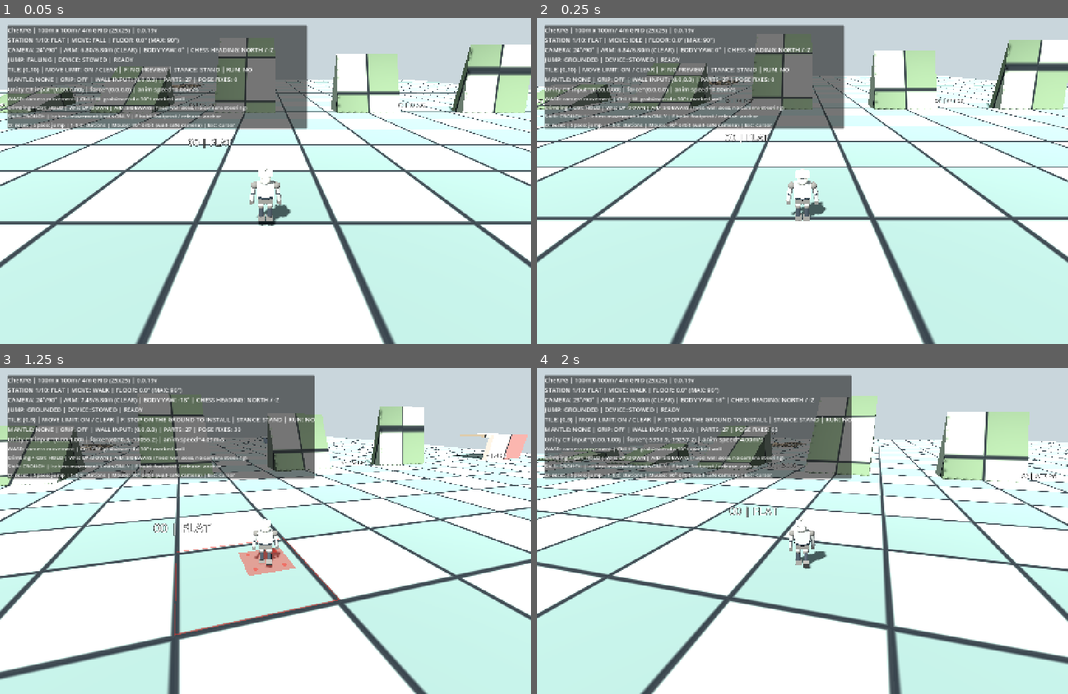
Above: before the commit, frames 1-4 (two rows, left to right).
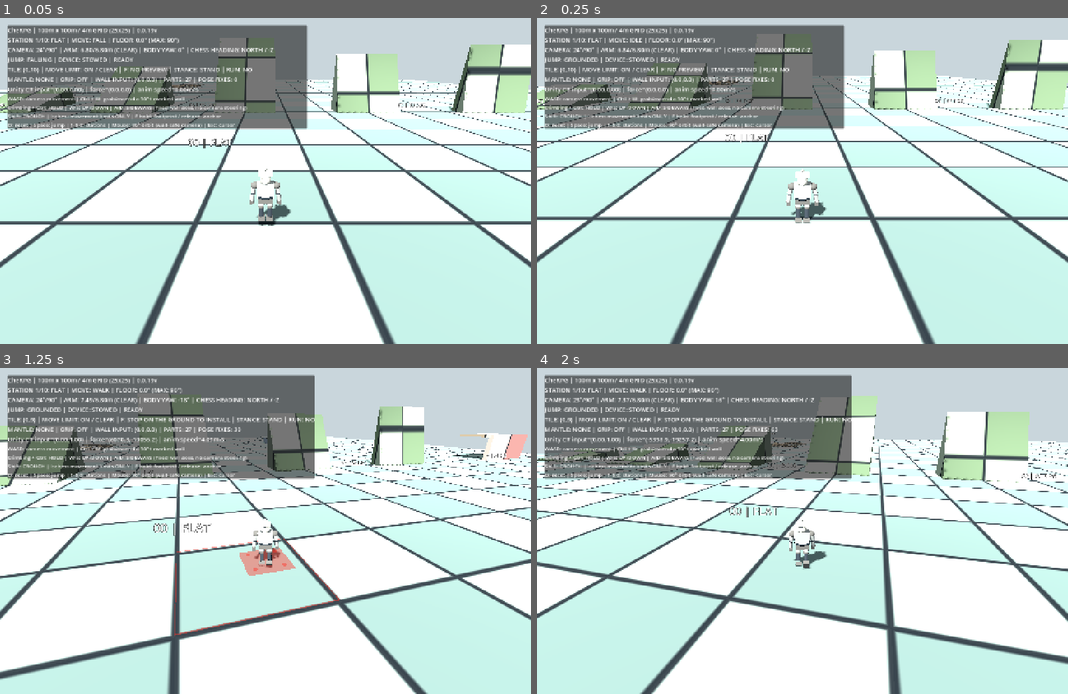
Above: after the commit, the same moments.

Repository: zzunlsj/cherpg
Game: Godot game, scene res://scenes/MotionLab.tscn
The game is run twice, just before and just after one commit, with the same random seed, the same clock (stepped at 60 frames per second) and the same inputs.
Inputs (mouse positions are in pixels of both pictures, inside the frame that each line leads up to):
- Up to frame 1 (0.05 s): no input
- Up to frame 2 (0.25 s): no input
- Up to frame 3 (1.25 s): tap Enter at 0.5 s; move the mouse to (292, 531) at 0.52 s; hold W from 0.53 s (still down); hold F from 0.53 s (still down); click (292, 531) at 0.67 s; tap Space at 0.77 s
- Up to frame 4 (2 s): keep holding W; move the mouse to (775, 531) at 1.27 s; release F at 1.28 s; tap O at 1.35 s; tap Space at 1.52 s

Frame 1 is identical in both runs. In frame 2, 0.2% of the frame differs, in the area x 46-54%, y 46-63%; in frame 3, 0.1%; in frame 4, less than 0.1%.

Commit message:
feat(ik): leg 2-bone ground contacts for stance and penetrating swing, hand targets on grabbable wall/ledge

Diff:
--- a/godot/tests/motion_rotation_lab/scripts/pawn_controller.gd
+++ b/godot/tests/motion_rotation_lab/scripts/pawn_controller.gd
@@ -103,6 +103,7 @@
 var mantle_finish := Vector3.ZERO
 var mantle_blocked_seconds := 0.0
 var mantle_stage := "NONE"
+var mantle_wall_normal := Vector3.BACK
 var ground_normal := Vector3.UP
 var step_up_count := 0
 var foot_contacts: Array[Vector3] = [Vector3.ZERO,Vector3.ZERO]
@@ -397,6 +398,7 @@
 	mantle_clock = 0.0
 	mantle_blocked_seconds = 0.0
 	mantle_start = global_position
+	mantle_wall_normal = climb_normal
 	mantle_finish = target
 	mantle_up = Vector3(mantle_start.x, target.y + 0.30, mantle_start.z)
 	mantle_over = Vector3(target.x, target.y + 0.30, target.z)
@@ -469,6 +471,8 @@
 	_clamp_anatomical_joints()
 	_apply_terrain_pose(delta)
 	_sync_device_to_rigid_waist(delta)
+	_apply_wall_contacts(delta)
+	_clamp_anatomical_joints()
 	_prevent_part_penetration(delta)
 	current_cell = BOARD_RULES.cell_at(global_position,board_origin)
 	move_state = "MANTLE "+mantle_stage
@@ -819,6 +823,8 @@
 	_sync_device_to_rigid_waist(delta)
 	_apply_terrain_pose(delta)
 	_apply_surface_tilt(delta)
+	_apply_wall_contacts(delta)
+	_clamp_anatomical_joints()
 	_prevent_part_penetration(delta)
 	landing_visual = maxf(0.0,landing_visual-delta*6.0)
 	takeoff_visual = maxf(0.0,takeoff_visual-delta*9.0)
@@ -1150,33 +1156,103 @@
 	for i in range(joints.size()):
 		joints[i].rotation = safe_joint_pose[i]
 
+func _solve_leg_foot(index: int, contact: Vector3, delta: float, snap: bool) -> bool:
+	# Two-bone inverse kinematics; the geometry is never scaled.
+	var hip: Node3D = upper_leg[index]
+	var ankle: Vector3 = contact + Vector3.UP * 0.104 + avatar.global_basis.z.normalized()*0.05
+	var delta_local: Vector3 = hip.get_parent().to_local(ankle)-hip.position
+	var thigh_length := 0.242
+	var shin_length := 0.325
+	var distance: float = Vector2(delta_local.y,delta_local.z).length()
+	if distance < 0.06 or distance > thigh_length+shin_length+0.028:
+		return false
+	distance = clampf(distance,0.07,thigh_length+shin_length-0.0005)
+	var cosine := clampf((distance*distance-thigh_length*thigh_length-shin_length*shin_length)
+		/(2.0*thigh_length*shin_length),-1.0,1.0)
+	var flex: float = minf(MAX_KNEE_FLEX_RAD,acos(cosine))
+	var pitch: float = atan2(-delta_local.z,-delta_local.y)
+	var hip_pitch: float = pitch+atan2(shin_length*sin(flex),thigh_length+shin_length*cos(flex))
+	var fraction: float = 1.0 if snap else minf(1.0,delta*17.0)
+	hip.rotation.x = lerpf(hip.rotation.x,clampf(hip_pitch,-0.85,0.85),fraction)
+	knee[index].rotation.x = lerpf(knee[index].rotation.x,-flex,fraction)
+	return true
+
 func _apply_terrain_pose(delta: float) -> void:
-	# Probe both feet independently, including beneath slopes and stairs.
-	# The physics capsule remains authoritative for whole-body movement.
+	# Plant stance feet on measured terrain, lift only swing feet that would
+	# clip a tread. Preserve the exact length of thigh, shin and rigid shoe.
+	foot_contact_valid = [false,false]
 	if mantle_active or climbing or not is_on_floor():
 		return
-	var space := get_world_3d().direct_space_state
-	var lift_required := 0.0
-	for i in range(feet.size()):
-		var sole: Vector3 = feet[i].to_global(Vector3(0,-.098,-.050))
-		var query := PhysicsRayQueryParameters3D.create(sole+Vector3.UP*.46,sole+Vector3.DOWN*.75,1,[get_rid()])
-		var contact: Dictionary = space.intersect_ray(query)
-		if contact.is_empty():
+	var walking: bool = _horizontal_velocity().length() > 0.10
+	var cycle := fposmod(gait_clock/TAU,1.0)
+	for i in range(2):
+		var sole: Vector3 = feet[i].to_global(Vector3(0,-0.098,-0.050))
+		var query := PhysicsRayQueryParameters3D.create(
+			sole+Vector3.UP*0.75,sole+Vector3.DOWN*1.05,1,[get_rid()])
+		var hit: Dictionary = get_world_3d().direct_space_state.intersect_ray(query)
+		if hit.is_empty() or hit["normal"].y < 0.53:
 			continue
-		var n: Vector3 = contact["normal"]
-		if n.y < .25:
+		var ground: Vector3 = hit["position"]
+		var penetration: float = ground.y-sole.y
+		var step_phase: float = fposmod(cycle+(0.0 if i==0 else 0.5),1.0)
+		var supporting: bool = not walking or crouching or step_phase < 0.60
+		if not supporting and penetration <= 0.005:
 			continue
-		var difference: float = contact["position"].y - sole.y
-		# Swing foot may be raised by the animation; do not pull it down.
-		if difference > .008:
-			lift_required = maxf(lift_required,minf(difference,.072))
-			knee[i].rotation.x = maxf(-MAX_KNEE_FLEX_RAD,knee[i].rotation.x-minf(difference*.80,.14))
-		var local_normal: Vector3 = avatar.global_transform.basis.inverse()*n
-		var ground_pitch: float = clampf(-atan2(local_normal.z,maxf(.2,local_normal.y)),-.34,.34)
-		feet[i].rotation.x = lerpf(feet[i].rotation.x,clampf(ground_pitch-feet[i].get_parent().rotation.x*.12,-.5,.48),minf(1.0,delta*9.0))
-	if lift_required > .0:
-		# Lift visual rig only; never teleport the physics root through solids.
-		avatar.position.y += minf(.055,lift_required)*minf(1.0,delta*16.0)
+		if _solve_leg_foot(i,ground,delta,penetration > 0.005):
+			foot_contact_valid[i] = true
+			foot_contacts[i] = ground
+			var local_normal: Vector3 = avatar.global_basis.inverse()*hit["normal"]
+			var ground_pitch := clampf(-atan2(local_normal.z,maxf(0.4,local_normal.y)),-0.35,0.35)
+			feet[i].rotation.x = lerpf(feet[i].rotation.x,ground_pitch,minf(1.0,delta*17.0))
+		elif penetration > 0.02:
+			# An unreachable foothold must not push a rigid leg through a step.
+			avatar.position.y = minf(0.07,avatar.position.y+minf(0.02,penetration))
+
+func _solve_arm_grip(index: int, target: Vector3, delta: float) -> bool:
+	var pivot: Node3D = shoulder[index]
+	var relative: Vector3 = pivot.get_parent().to_local(target)-pivot.position
+	var upper_len := 0.245
+	var lower_len := 0.32
+	var r: float = Vector2(relative.z,relative.y).length()
+	if r < 0.07 or r > upper_len+lower_len+0.02:
+		return false
+	r = clampf(r,0.07,upper_len+lower_len-0.001)
+	var hinge: float = clampf(acos(clampf((r*r-upper_len*upper_len-lower_len*lower_len)
+		/(2.0*upper_len*lower_len),-1.0,1.0)),0.0,1.95)
+	var angle: float = atan2(-relative.z,-relative.y)-atan2(
+		lower_len*sin(hinge),upper_len+lower_len*cos(hinge))
+	var t: float = minf(1.0,delta*20.0)
+	shoulder[index].rotation.x = lerpf(shoulder[index].rotation.x,clampf(angle,-1.6,1.2),t)
+	elbow[index].rotation.x = lerpf(elbow[index].rotation.x,hinge,t)
+	return true
+
+func _apply_wall_contacts(delta: float) -> void:
+	hand_contact_valid = [false,false]
+	if not climbing and not mantle_active:
+		return
+	var wall_normal: Vector3 = climb_normal if climbing else mantle_wall_normal
+	var wall_right: Vector3 = Vector3.UP.cross(wall_normal).normalized()
+	for i in range(2):
+		var grip := Vector3.ZERO
+		var found := false
+		if mantle_active:
+			var side := -0.16 if i==0 else 0.16
+			grip = Vector3(mantle_start.x,mantle_finish.y+0.04,mantle_start.z) \
+				-wall_normal*0.25+wall_right*side
+			found = mantle_clock < MANTLE_TIME*0.82
+		else:
+			var source: Vector3 = shoulder[i].global_position+Vector3.DOWN*0.22
+			var ray := PhysicsRayQueryParameters3D.create(
+				source+wall_normal*0.22,source-wall_normal*0.85,1,[get_rid()])
+			var hit: Dictionary = get_world_3d().direct_space_state.intersect_ray(ray)
+			if not hit.is_empty():
+				var body: CollisionObject3D = hit["collider"] as CollisionObject3D
+				if body != null and body.is_in_group("cherpg_grabbable"):
+					grip = hit["position"]+wall_normal*0.042
+					found = true
+		if found and _solve_arm_grip(i,grip,delta):
+			hand_contact_valid[i] = true
+			hand_contacts[i] = grip
 
 func _apply_surface_tilt(delta: float) -> void:
 	# All grounded animation states share the current terrain normal.
